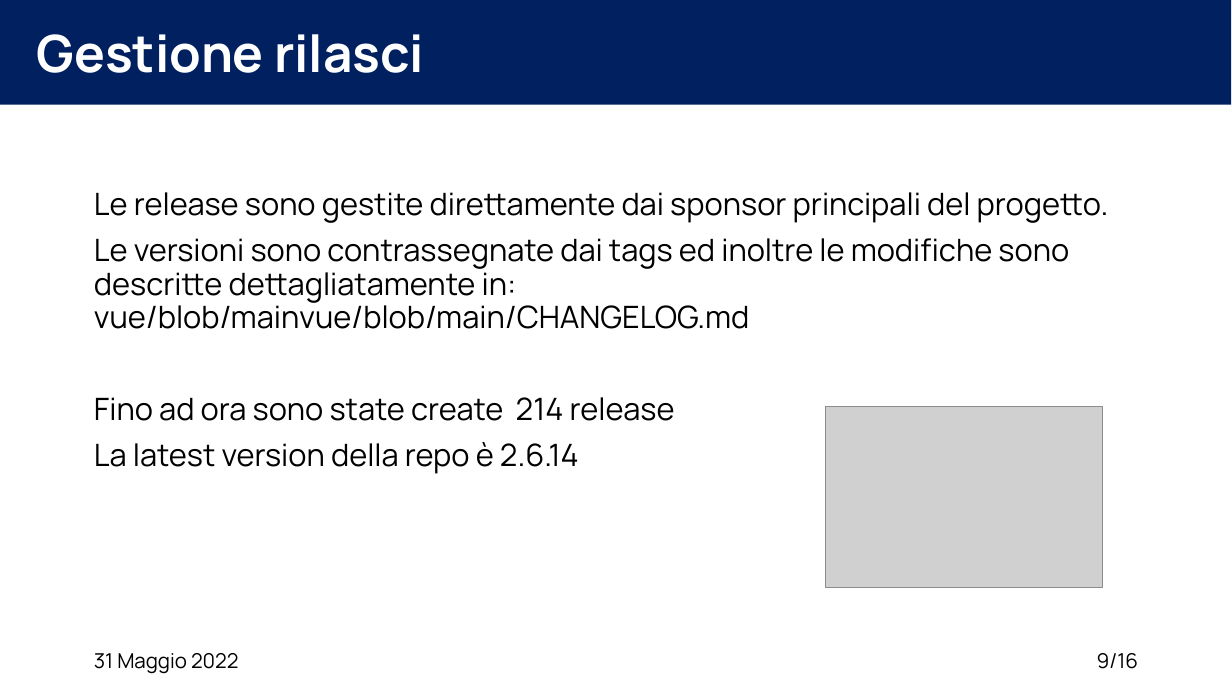
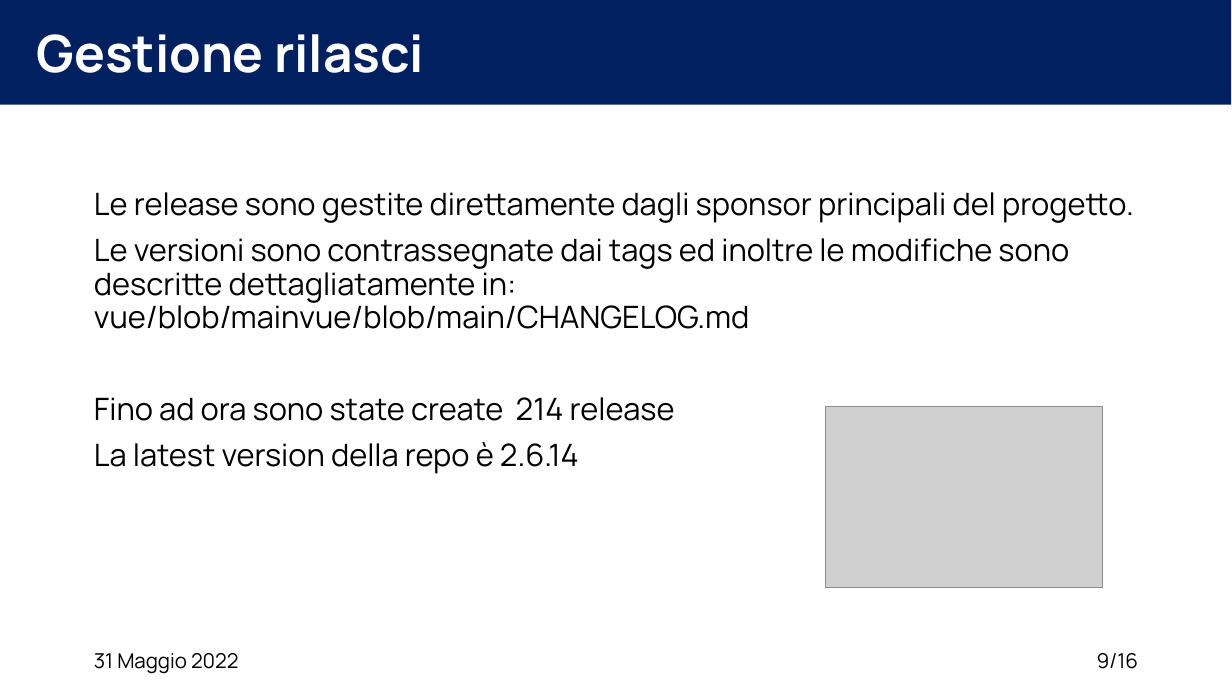
Before and after one commit to XidaZ3/MTSSAssignment3, a slide deck: slide 9 of MTSSAssignment3.pptx. Drawn at 1232x693 pixels with LibreOffice and Linux fonts; fonts in the diff are those of the drawing; grey boxes stand for pictures. Boxes give left, top, right and bottom in pixels: in the first picture for what was removed or moved away, otherwise in the second. Text is boxed around its words. In the diff, an @@ line names an element or a change of style, - is before the commit and + after.

```diff
--- a/MTSSAssignment3.pptx
+++ b/MTSSAssignment3.pptx
@@ text at (x1=94, y1=192, x2=1134, y2=223): text changed @@
-Le release sono gestite direttamente dai sponsor principali del progetto.
+Le release sono gestite direttamente dagli sponsor principali del progetto.
```
Also in this commit, not shown: 10 other slides changed, 4 slides added, 5 other files.
